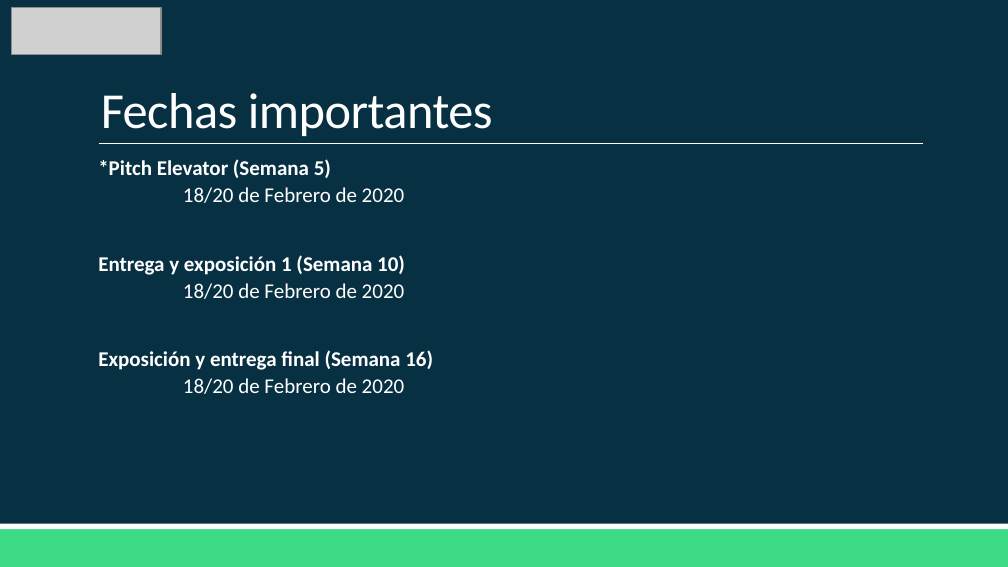
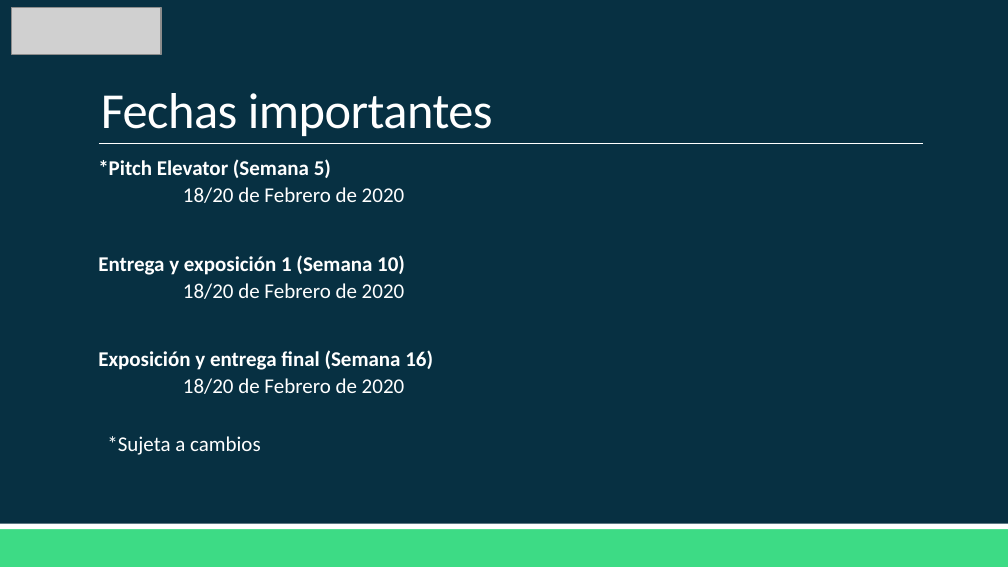
Before and after one commit to Domiciano/AppMoviles201, a slide deck: slide 9 of Clase1/Clase 1.pptx. Drawn at 1008x567 pixels with LibreOffice and Linux fonts; fonts in the diff are those of the drawing; grey boxes stand for pictures. Boxes give left, top, right and bottom in pixels: in the first picture for what was removed or moved away, otherwise in the second. Text is boxed around its words. In the diff, an @@ line names an element or a change of style, - is before the commit and + after.

```diff
--- a/Clase1/Clase 1.pptx
+++ b/Clase1/Clase 1.pptx
@@ text at [107,436,261,455]: paragraph added @@
+  *Sujeta a cambios
```
Also in this commit, not shown: 1 other slide changed.
